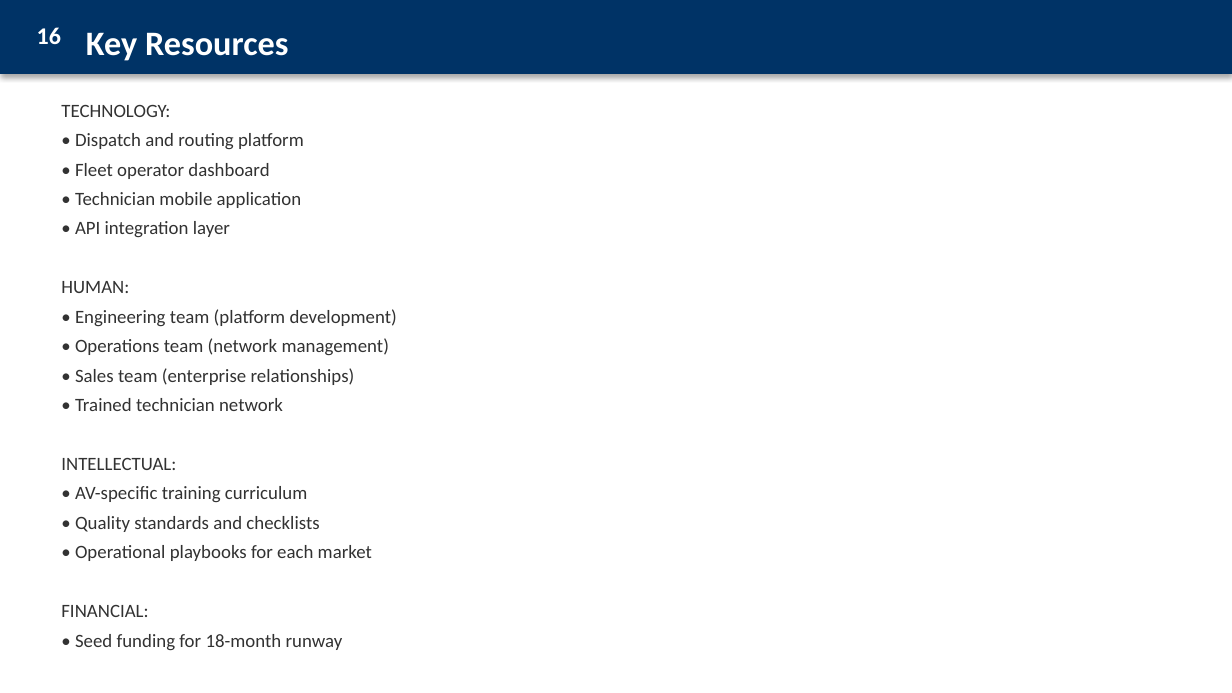
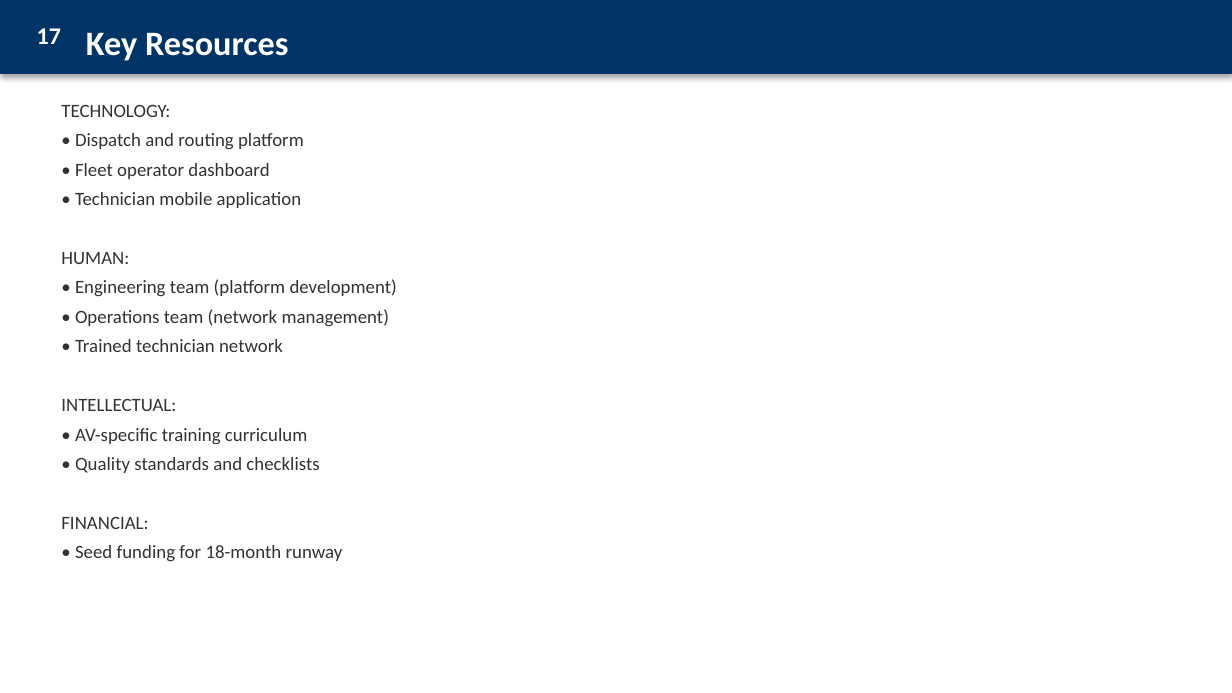
Before and after one commit to TidyTails/motra-landing, a slide deck: slide 18 of pitch/MOTRA-Business-Plan.pptx (slide 17 before the commit). Drawn at 1232x693 pixels with LibreOffice and Linux fonts; fonts in the diff are those of the drawing. Boxes give left, top, right and bottom in pixels: in the first picture for what was removed or moved away, otherwise in the second. Text is boxed around its words. In the diff, an @@ line names an element or a change of style, - is before the commit and + after.

```diff
--- a/pitch/MOTRA-Business-Plan.pptx
+++ b/pitch/MOTRA-Business-Plan.pptx
@@ text at box(37, 28, 61, 44): text changed @@
-16
+17
@@ text at box(75, 221, 230, 238): paragraph removed @@
-• API integration layer
@@ text at box(75, 368, 355, 385): paragraph removed @@
-• Sales team (enterprise relationships)
@@ text at box(75, 545, 372, 561): paragraph removed @@
-• Operational playbooks for each market
```
Also in this commit, not shown: 6 other slides changed, 1 slide added, 1 other file.
